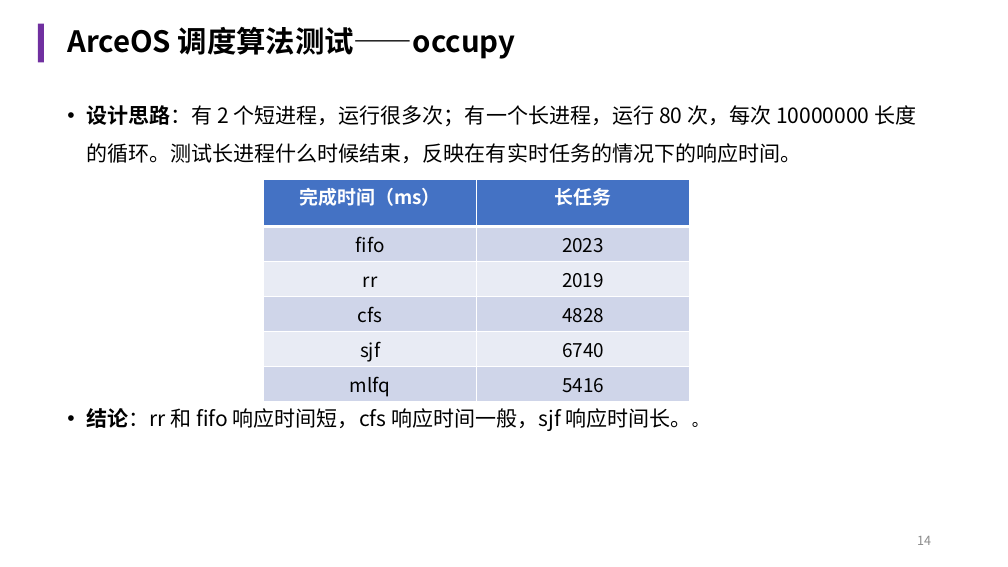
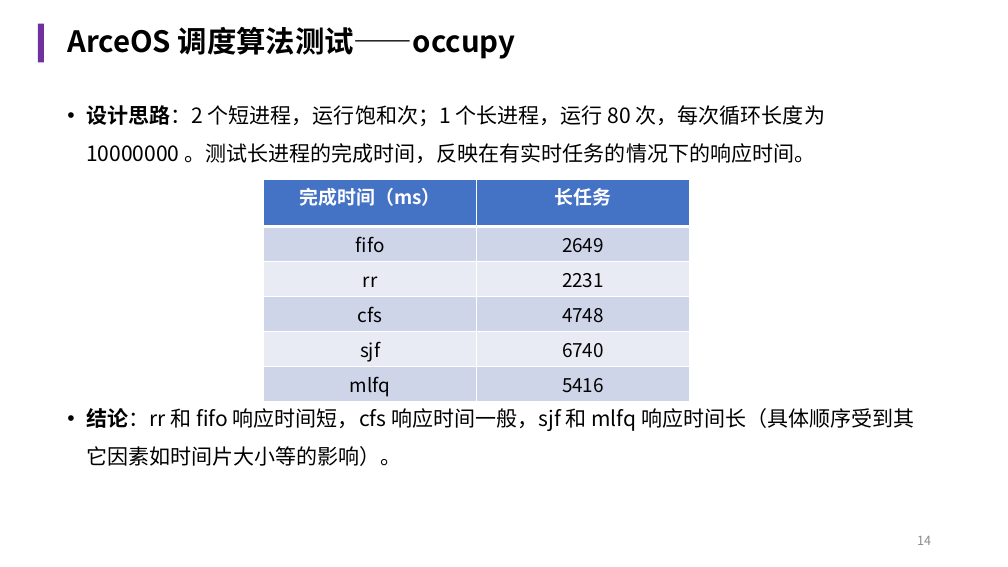
Before and after one commit to chestnut-Q/arceos-X, a slide deck: slide 14 of reports/中期报告.pptx. Drawn at 1008x567 pixels with LibreOffice and Linux fonts; fonts in the diff are those of the drawing. Boxes give left, top, right and bottom in pixels: in the first picture for what was removed or moved away, otherwise in the second. Text is boxed around its words. In the diff, an @@ line names an element or a change of style, - is before the commit and + after.

```diff
--- a/reports/中期报告.pptx
+++ b/reports/中期报告.pptx
@@ text at (x1=86, y1=105, x2=825, y2=163): text changed @@
-• 设计思路：有 2 个短进程，运行很多次；有一个长进程，运行 80 次，每次 10000000 长度的循环。测试长进程什么时候结束，反映在有实时任务的情况下的响应时间。
+• 设计思路：2 个短进程，运行饱和次；1 个长进程，运行 80 次，每次循环长度为 10000000 。测试长进程的完成时间，反映在有实时任务的情况下的响应时间。
@@ table at (x1=264, y1=179, x2=690, y2=401) @@
-row 2, column 2: 2023
+row 2, column 2: 2649
-row 3, column 2: 2019
+row 3, column 2: 2231
-row 4, column 2: 4828
+row 4, column 2: 4748
@@ text at (x1=86, y1=408, x2=914, y2=466): text changed @@
-• 结论：rr 和 fifo 响应时间短，cfs 响应时间一般，sjf 响应时间长。。
+• 结论：rr 和 fifo 响应时间短，cfs 响应时间一般，sjf 和 mlfq 响应时间长（具体顺序受到其它因素如时间片大小等的影响）。
```
Also in this commit, not shown: 6 other slides changed.
